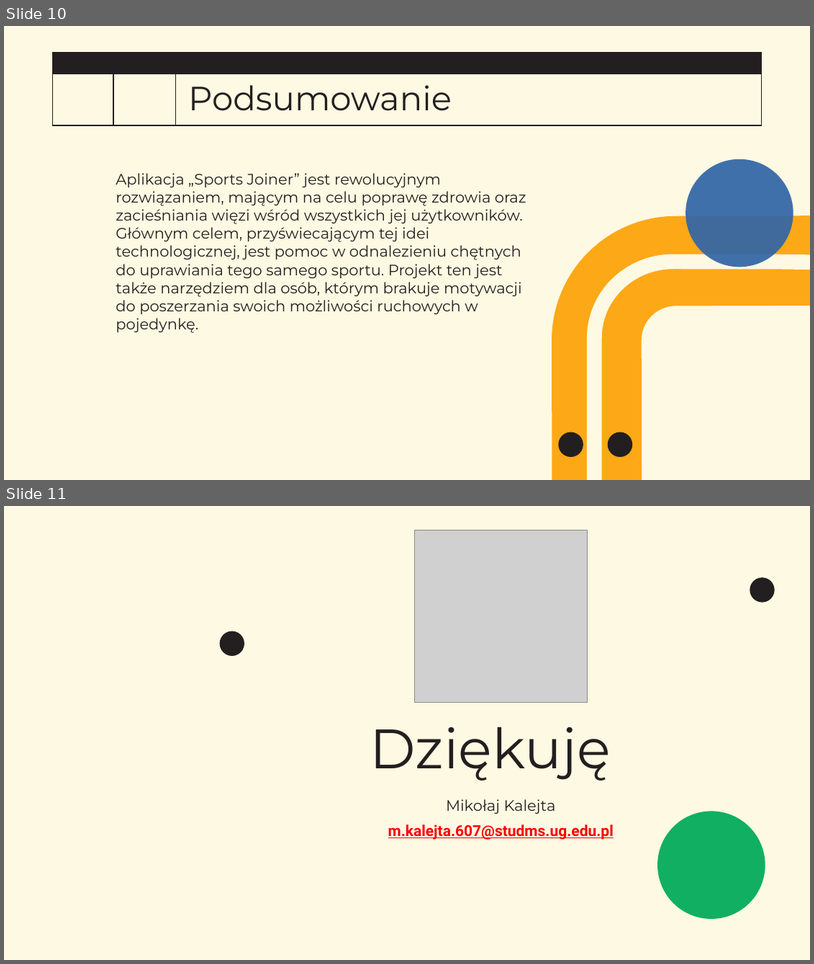
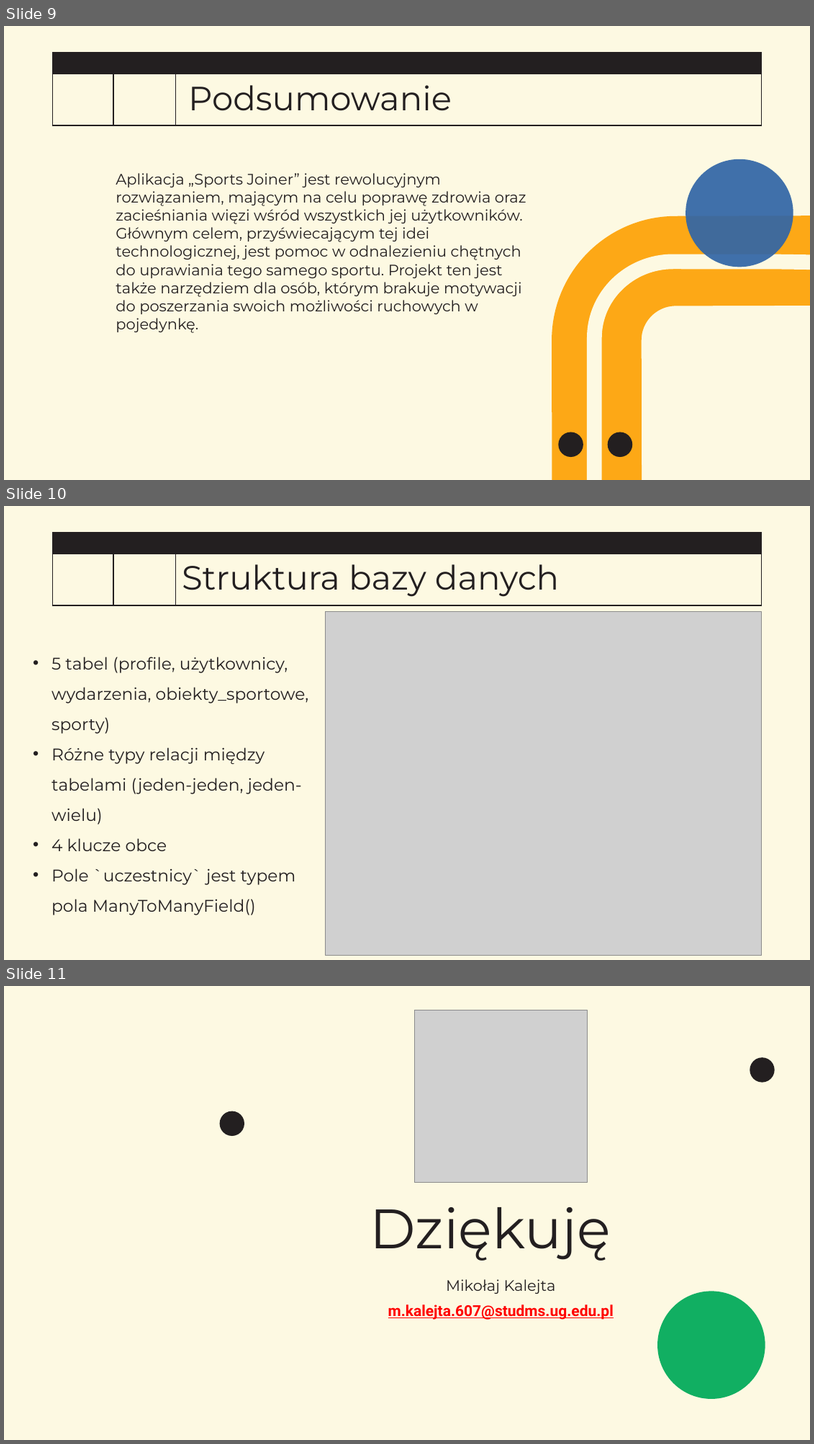
Before and after one commit to mkalejta/wspolczesne_zastosowania_informatyki, a slide deck: Aplikacja Sports Joiner.pptx. Shown one above the other, each under a label of ours: slides 10 and 11 before the commit, slides 9, 10 and 11 after it. The pictures are 814x964 and 814x1444 pixels, drawn with LibreOffice and Linux fonts; fonts in the diff are those of the drawing; grey boxes stand for pictures; background and template pictures are left out. Boxes give left, top, right and bottom in pixels: in the first picture for what was removed or moved away, otherwise in the second. Text is boxed around its words. In the diff, an @@ line names an element or a change of style, - is before the commit and + after.

```diff
--- a/Aplikacja Sports Joiner.pptx
+++ b/Aplikacja Sports Joiner.pptx
@@ slide 10 added at [4, 506, 810, 960], background #FDF9E2; not listed: 4 template elements that a slide beside it also shows @@
@@ page number added at [113, 560, 176, 601], 32 pt, text #FDF9E2 @@
+10
@@ title added at [182, 564, 559, 597], 40 pt, text #231F20 @@
+Struktura bazy danych
@@ picture added at [326, 611, 763, 955] @@
@@ text added at [52, 656, 309, 915], 20 pt, text #231F20 @@
+• 5 tabel (profile, użytkownicy, wydarzenia, obiekty_sportowe, sporty)
+• Różne typy relacji między tabelami (jeden-jeden, jeden-wielu)
+• 4 klucze obce
+• Pole `uczestnicy` jest typem pola ManyToManyField()
@@ what was slide 10 is now slide 9 @@
```
Also in this commit, not shown: 1 slide changed, 1 slide removed.
